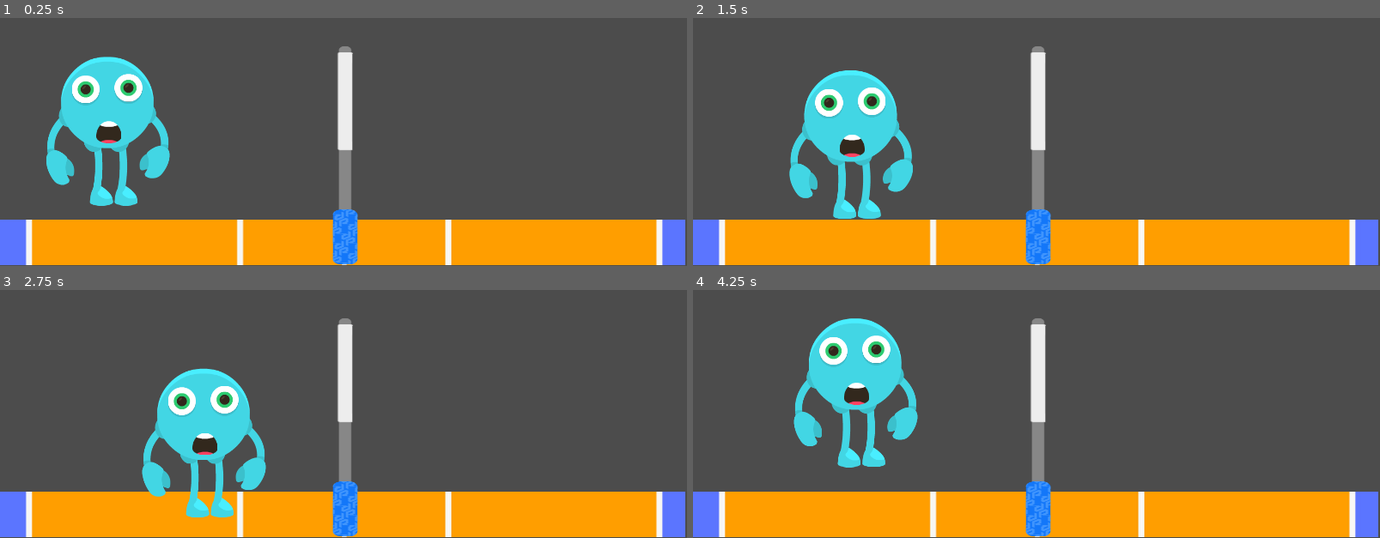
Above: before the commit, frames 1-4 (two rows, left to right).
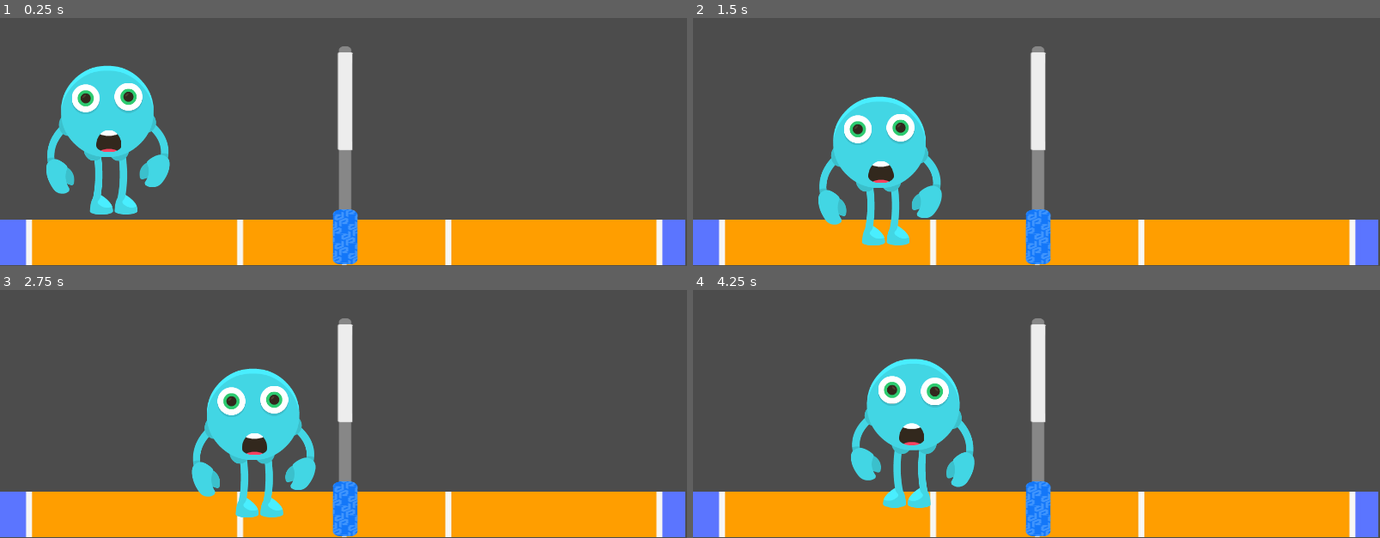
Above: after the commit, the same moments.

Repository: SowinskiBraeden/VB-Strike-Godot
Game: Godot game, scene res://Main.tscn
Same seed, same stepped clock (60 frames per second), same inputs: the game is played once before the commit and once after it. The project has no main scene, so this scene is started directly.
Inputs:
- Up to frame 1 (0.25 s): no input
- Up to frame 2 (1.5 s): hold Right (ui_right) 0.53-1.28 s; hold Down (ui_down) from 1.28 s (still down)
- Up to frame 3 (2.75 s): release Down (ui_down) at 2.03 s; hold Right (ui_right) from 2.03 s (still down)
- Up to frame 4 (4.25 s): release Right (ui_right) at 2.78 s; hold Up (ui_up) 2.78-3.53 s; hold Left (ui_left) from 3.53 s (still down)

The runs differ from the first frame. In frame 1, 3.8% of the frame differs, in the area x 6-25%, y 15-80%; in frame 2, 7.5%; in frame 3, 8.7%; in frame 4, 9.7%, in the area x 14-41%, y 11-88%.

Commit message:
fix character layout

Diff:
--- a/Player.gd
+++ /dev/null
@@ -1,18 +0,0 @@
-extends KinematicBody2D
-
-var motion = Vector2 ()
-
-func _physics_process(delta):
-	if Input.is_action_pressed("ui_up"):
-		motion.y = -100
-	elif Input.is_action_pressed("ui_down"):
-		motion.y = 100
-	else:
-		motion.y = 0
-	move_and_slide(motion)
-	if Input. is_action_pressed("ui_right"):
-		motion.x = 100
-	elif Input. is_action_pressed("ui_left"):
-		motion.x = -100
-	else:
-		motion.x = 0
--- a/Player.tscn
+++ b/Player.tscn
@@ -5,7 +5,7 @@
 [ext_resource path="res://sprites/character/eye_human_green.png" type="Texture" id=3]
 [ext_resource path="res://sprites/character/mouthG.png" type="Texture" id=4]
 [ext_resource path="res://sprites/character/arm_blueA.png" type="Texture" id=5]
-[ext_resource path="res://Player.gd" type="Script" id=6]
+[ext_resource path="res://Scripts/Player.gd" type="Script" id=6]
 
 [sub_resource type="CapsuleShape2D" id=1]
 radius = 121.0
@@ -23,21 +23,12 @@
 "_edit_lock_": true
 }
 
-[node name="main body" type="Sprite" parent="."]
+[node name="Body" type="Sprite" parent="."]
 __meta__ = {
 "_edit_lock_": true
 }
 
-[node name="ArmBlueA" type="Sprite" parent="main body"]
-position = Vector2( 102, 151 )
-scale = Vector2( 0.835366, 0.852273 )
-texture = ExtResource( 5 )
-
-[node name="Sprite" type="Sprite" parent="main body"]
-
-[node name="body 1" type="Sprite" parent="main body"]
-
-[node name="BodyBlueB" type="Sprite" parent="main body/body 1"]
+[node name="Head" type="Sprite" parent="Body"]
 position = Vector2( 12, 75 )
 scale = Vector2( 0.963542, 0.950521 )
 texture = ExtResource( 1 )
@@ -45,47 +36,65 @@
 "_edit_lock_": true
 }
 
-[node name="Arm2" type="Sprite" parent="main body"]
+[node name="ArmRight" type="Sprite" parent="Body"]
+position = Vector2( 102, 151 )
+scale = Vector2( 0.835366, 0.852273 )
+z_index = -1
+texture = ExtResource( 5 )
 
-[node name="Sprite2" type="Sprite" parent="main body"]
+[node name="Position2D" type="Position2D" parent="Body/ArmRight"]
+position = Vector2( -19.1533, 83.3066 )
+__meta__ = {
+"_edit_bone_": true
+}
 
-[node name="LegBlueA" type="Sprite" parent="main body/Sprite2"]
-position = Vector2( 43, 203 )
-scale = Vector2( 0.8125, 0.919162 )
-z_index = -1
-texture = ExtResource( 2 )
-
-[node name="Sprite3" type="Sprite" parent="main body"]
-
-[node name="LegBlueA" type="Sprite" parent="main body/Sprite3"]
-position = Vector2( -6, 203 )
-scale = Vector2( 0.8125, 0.92515 )
-z_index = -1
-texture = ExtResource( 2 )
-
-[node name="Sprite4" type="Sprite" parent="main body"]
-
-[node name="EyeHumanGreen" type="Sprite" parent="main body/Sprite4"]
-position = Vector2( -31, 51 )
-scale = Vector2( 0.867188, 0.862319 )
-texture = ExtResource( 3 )
-
-[node name="Sprite5" type="Sprite" parent="main body"]
-
-[node name="EyeHumanGreen" type="Sprite" parent="main body/Sprite5"]
-position = Vector2( 54, 48 )
-scale = Vector2( 0.867188, 0.862319 )
-texture = ExtResource( 3 )
-
-[node name="Sprite6" type="Sprite" parent="main body"]
-
-[node name="ArmBlueA" type="Sprite" parent="."]
+[node name="ArmLeft" type="Sprite" parent="Body"]
 position = Vector2( -78, 159 )
 scale = Vector2( 0.780488, 0.90767 )
 z_index = -1
 texture = ExtResource( 5 )
 flip_h = true
 
-[node name="MouthG" type="Sprite" parent="."]
+[node name="Position2D" type="Position2D" parent="Body/ArmLeft"]
+position = Vector2( 17.9374, 82.6292 )
+__meta__ = {
+"_edit_bone_": true
+}
+
+[node name="LegRight" type="Sprite" parent="Body"]
+position = Vector2( 43, 203 )
+scale = Vector2( 0.8125, 0.919162 )
+z_index = -1
+texture = ExtResource( 2 )
+
+[node name="Position2D" type="Position2D" parent="Body/LegRight"]
+position = Vector2( -3.69232, 79.4202 )
+__meta__ = {
+"_edit_bone_": true
+}
+
+[node name="LegLeft" type="Sprite" parent="Body"]
+position = Vector2( -6, 203 )
+scale = Vector2( 0.8125, 0.92515 )
+z_index = -1
+texture = ExtResource( 2 )
+
+[node name="Position2D" type="Position2D" parent="Body/LegLeft"]
+position = Vector2( -14.7692, 83.2297 )
+__meta__ = {
+"_edit_bone_": true
+}
+
+[node name="EyeLeft" type="Sprite" parent="Body"]
+position = Vector2( -31, 51 )
+scale = Vector2( 0.867188, 0.862319 )
+texture = ExtResource( 3 )
+
+[node name="EyeRight" type="Sprite" parent="Body"]
+position = Vector2( 54, 48 )
+scale = Vector2( 0.867188, 0.862319 )
+texture = ExtResource( 3 )
+
+[node name="Mouth" type="Sprite" parent="Body"]
 position = Vector2( 15, 134 )
 texture = ExtResource( 4 )
--- /dev/null
+++ b/Scripts/Player.gd
@@ -0,0 +1,48 @@
+extends KinematicBody2D
+
+const GRAVITY: float = 400.0
+const JUMP_STRENGTH: int = 300
+const CAN_JUMP_TIME_LIMIT: float = 1.0 # seconds we are not allowed to jump
+
+var velocity: Vector2 = Vector2()
+
+export var PlayerSpeed: int = 100
+export var Smoothness: float = 0.1
+onready var sprite = get_node("Body")
+var jump_allowed_timer: int = 0
+
+func _ready():
+	set_physics_process(true)
+
+func _physics_process(delta):
+	velocity.y += delta * GRAVITY
+
+	if jump_allowed_timer > 0:
+		jump_allowed_timer -= delta
+
+	var direction = 0
+	if Input.is_action_pressed("ui_left"):
+		direction = -1
+		#sprite.set_flip_h(true)
+		sprite.set_scale(Vector2(-1, 1))
+	elif Input.is_action_pressed("ui_right"):
+		direction = 1
+		#sprite.set_flip_h(false)
+		sprite.set_scale(Vector2(1, 1))
+
+	velocity.x = lerp(velocity.x, PlayerSpeed * direction, Smoothness)
+
+	var motion = velocity * delta
+	var collision = move_and_collide(motion)
+
+	# Are we on the ground
+	if collision:
+		motion = velocity.slide(collision.normal)
+		velocity = move_and_slide(motion)
+
+		if Input.is_action_pressed("ui_up") and is_jump_allowed():
+			velocity.y -= JUMP_STRENGTH
+			jump_allowed_timer = CAN_JUMP_TIME_LIMIT
+
+func is_jump_allowed() -> bool:
+	return (jump_allowed_timer <= 0)
